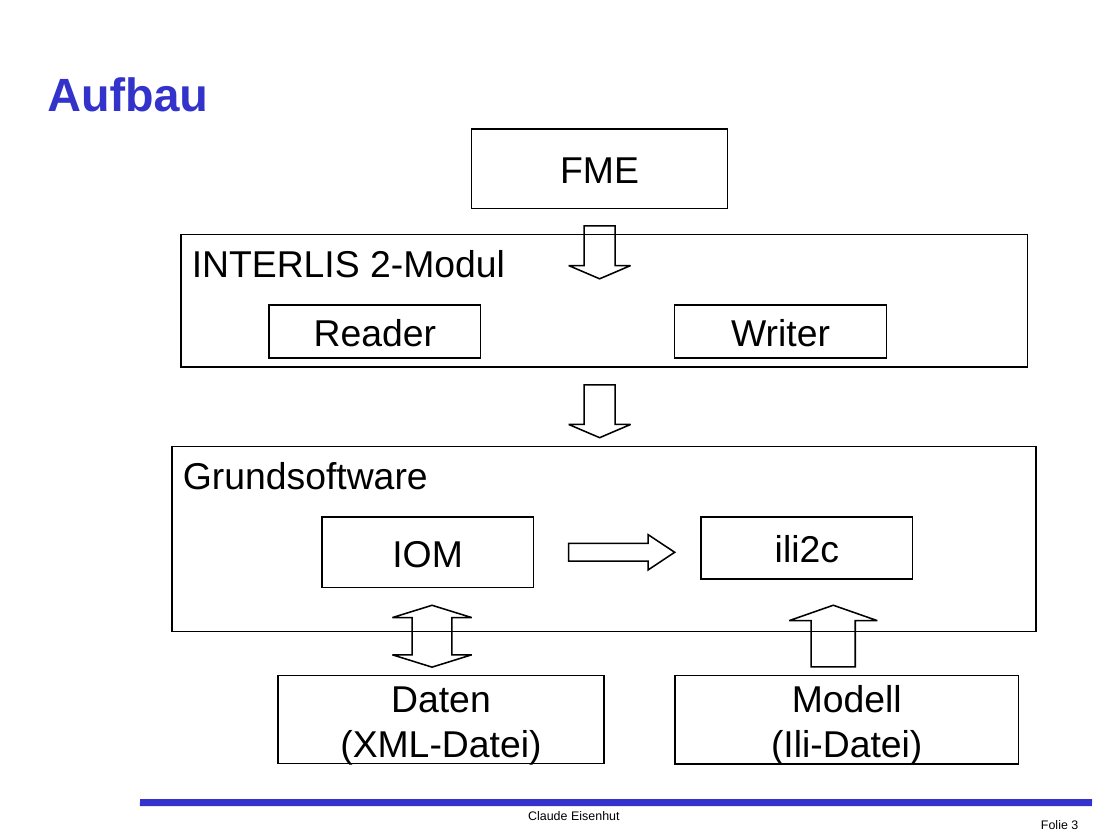
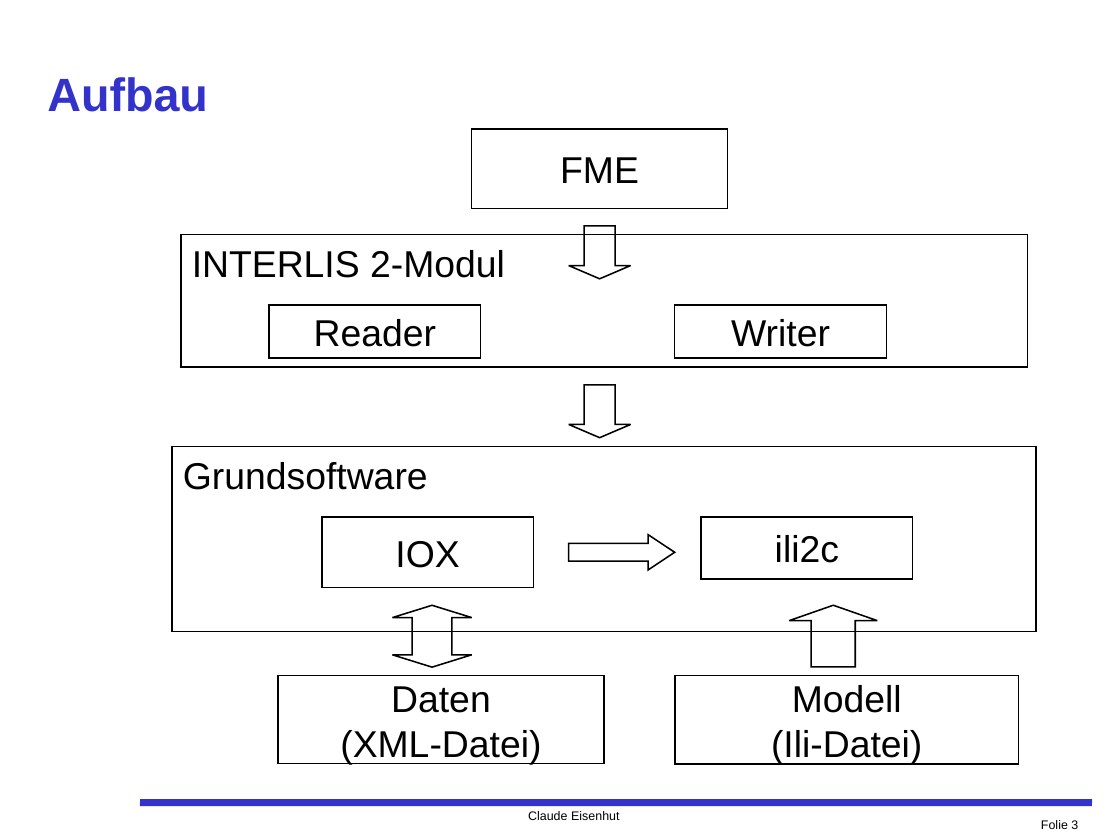
Before and after one commit to claeis/ili2fme, a slide deck: slide 3 of docs/usr/FME-Modul.ppt. Drawn at 1120x840 pixels with LibreOffice and Linux fonts; fonts in the diff are those of the drawing. Boxes give left, top, right and bottom in pixels: in the first picture for what was removed or moved away, otherwise in the second. Text is boxed around its words. In the diff, an @@ line names an element or a change of style, - is before the commit and + after.

```diff
--- a/docs/usr/FME-Modul.ppt
+++ b/docs/usr/FME-Modul.ppt
@@ text in rectangle at [395, 541, 459, 568]: text changed @@
-IOM
+IOX
```
Also in this commit, not shown: 5 other slides changed, 7 other files.
